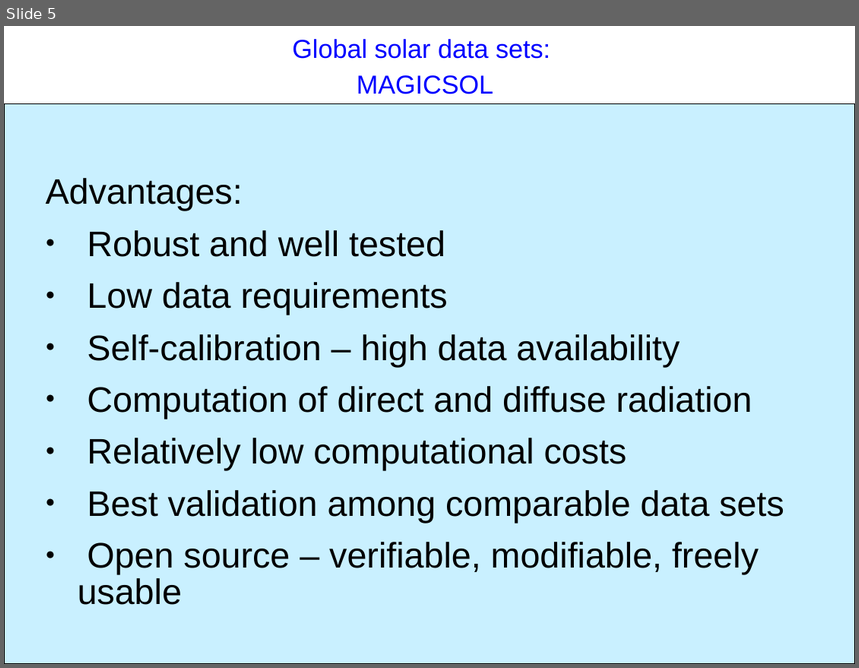
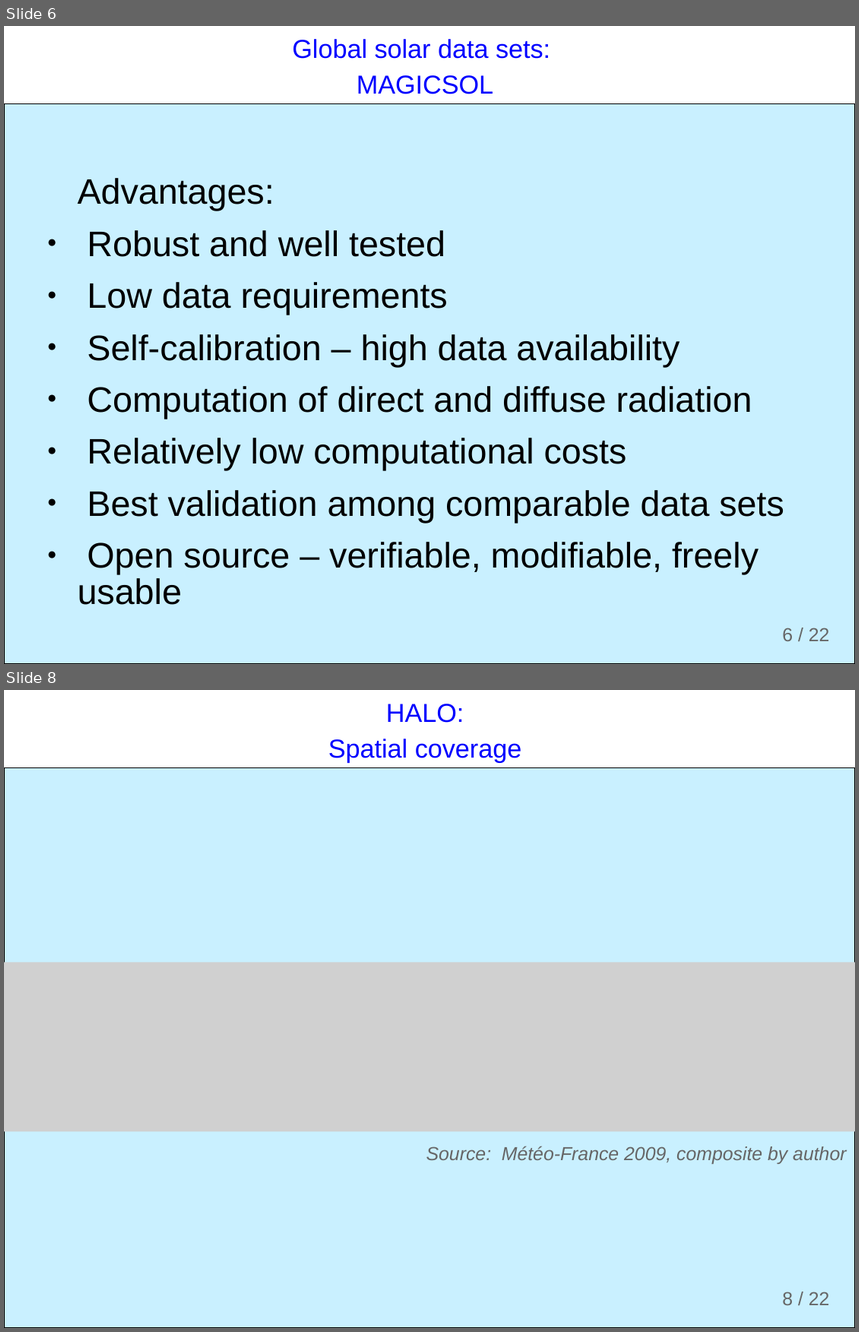
Before and after one commit to ogutu/H.A.L.O., a slide deck: documents/presentations/HALO.odp. Shown one above the other, each under a label of ours: slide 5 before the commit, slides 6 and 8 after it; the slides between them are not shown. The pictures are 859x668 and 859x1332 pixels, drawn with LibreOffice and Linux fonts; fonts in the diff are those of the drawing; grey boxes stand for pictures; background and template pictures are left out. Boxes give left, top, right and bottom in pixels: in the first picture for what was removed or moved away, otherwise in the second. Text is boxed around its words. In the diff, an @@ line names an element or a change of style, - is before the commit and + after.

Commit message:
Modify diagrams and upload final HALO presentation

```diff
--- a/documents/presentations/HALO.odp
+++ b/documents/presentations/HALO.odp
@@ slide 8 added at box(4, 690, 855, 1328), background #FFFFFF; not listed: 2 template elements that a slide beside it also shows @@
@@ text added at box(329, 704, 522, 763), 22 pt, text #0000FF @@
+HALO:
+Spatial coverage
@@ picture added at box(4, 962, 855, 1132) @@
@@ text added at box(427, 1146, 846, 1164), 16 pt, text #666666, italic @@
+Source: Météo-France 2009, composite by author
@@ what was slide 5 is now slide 6 @@
@@ slide 6 changed as well @@
@@ text "Advantages:" at box(78, 178, 785, 605): indent changed @@
@@ page number added at box(782, 628, 830, 642), 16 pt, text #666666 @@
+6 / 22
```
Also in this commit, not shown: 5 other slides changed, 15 other slides added, 8 slides removed, 2 other files.
